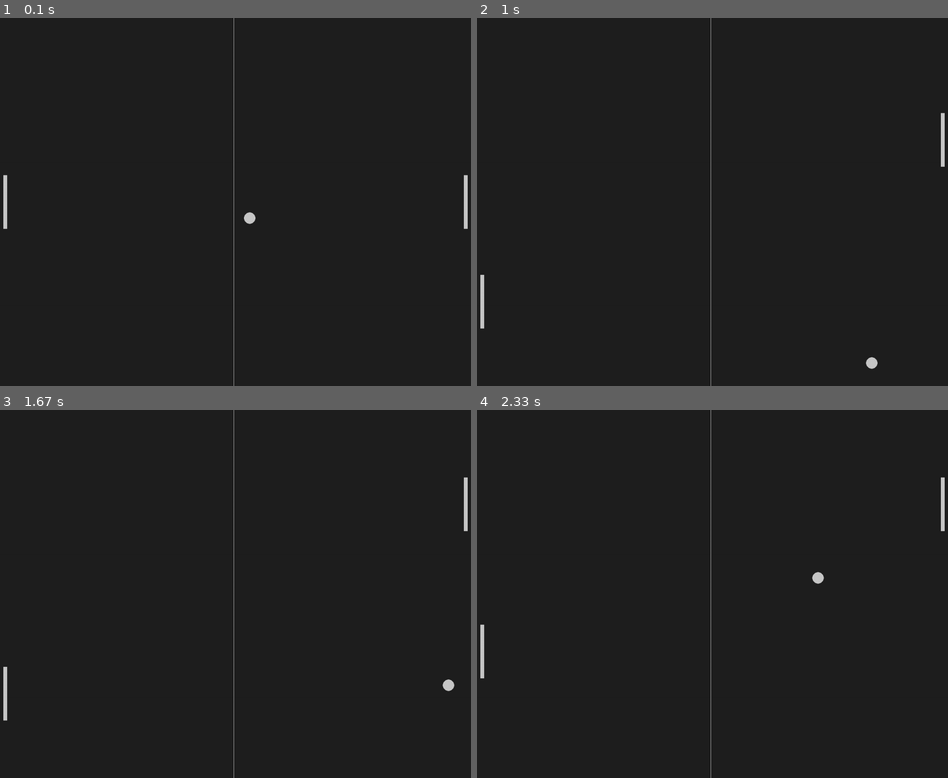
Above: before the commit, frames 1-4 (two rows, left to right).
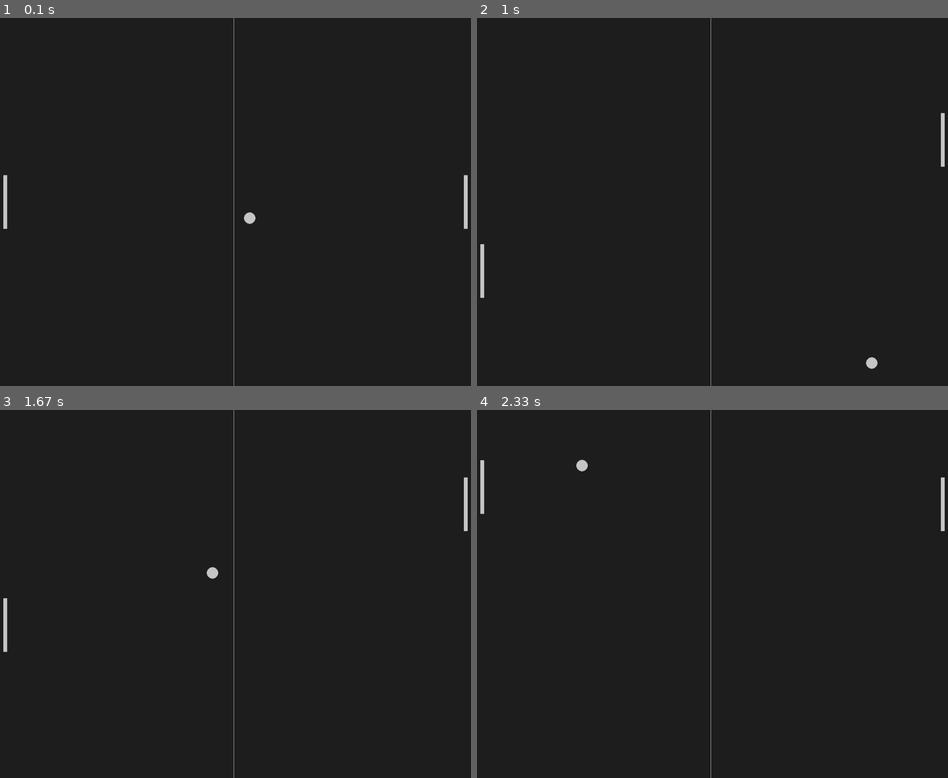
Above: after the commit, the same moments.

Repository: zMenta/Pygame-Pong
Game: pygame game, started from main.py
The game is run twice, just before and just after one commit, with the same random seed, the same clock (stepped at 60 frames per second) and the same inputs.
Inputs:
- Up to frame 1 (0.1 s): no input
- Up to frame 2 (1 s): hold Up 0.33-0.8 s; hold Down from 0.83 s (still down)
- Up to frame 3 (1.67 s): release Down at 1.13 s; hold Up 1.17-1.53 s; hold Down from 1.57 s (still down)
- Up to frame 4 (2.33 s): release Down at 1.93 s; hold Up 1.97-2.27 s; hold Down from 2.3 s (still down)

Frame 1 is identical in both runs. In frame 2, 0.2% of the frame differs, in the area x 0-2%, y 61-85%; in frame 3, 0.4%; in frame 4, 0.4%, in the area x 0-74%, y 13-74%.

Commit message:
AI adjusts + createa ball_restart()

Diff:
--- a/main.py
+++ b/main.py
@@ -9,11 +9,16 @@
 
     if ball.top <= 0 or ball.bottom >= screen_height:
         ball_speed_y *= -1
-    if ball.left <= 0 or ball.right >= screen_width:
-        ball_speed_x *= -1
 
     if ball.colliderect(player) or ball.colliderect(opponent):
         ball_speed_x *= -1
+
+def ball_restart():
+    global ball_speed_x
+    if ball.left <= 0 or ball.right >= screen_width:
+        ball_speed_x *= -1
+        ball.x = SCREEN_MIDDLE[0]
+        ball.y = SCREEN_MIDDLE[1]
 
 def opponent_animation():
     if opponent.top <= 0:
@@ -48,10 +53,10 @@
             player_speed += 9
 
 def opponent_ai():
-    if ball.x <= screen_width-300:
+    if ball.x <= screen_width-400:
         if opponent.top < ball.y:
             opponent.y  += paddle_speed
-        if opponent.bottom > ball.y:
+        if opponent.bottom - 15 > ball.y:
             opponent.y -= paddle_speed
 
 
@@ -76,7 +81,7 @@
 ball_speed_x = 7
 ball_speed_y = 7
 
-paddle_speed = 10
+paddle_speed = 9
 player_speed = 0
 
 
@@ -92,15 +97,11 @@
 
 
     ball_animation()
+    ball_restart()
     player_animation()
     # Opponent
     opponent_animation()
     opponent_ai()
-
-
-    # Opponent Handling #
-
-
 
     #Visual
     screen.fill(bg_color)
